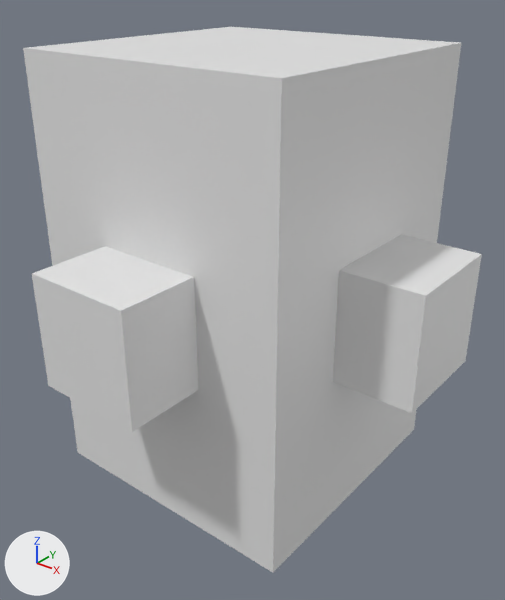
The Blender file models/cannon.blend, before and after one commit.
Both versions are drawn from a 50 mm lens placed at (10.97, -13.58, 7.52), pointed at (0.29, -0.24, -0.76). Lighting does not change. The marker at lower left points along +X, +Y and +Z.

Script lines for the objects in view, before the commit:
```python
me_connon_x = bpy.data.meshes.new('connon_x')
me_connon_x.from_pydata(...)  # a box spanning x -1.0..1.0, y -1.0..1.0, z -1.0..1.0
me_connon_x.materials.append(mat_material)  # white #e7e7e7
me_connon_y = bpy.data.meshes.new('connon_y')
me_connon_y.from_pydata(...)  # a box spanning x -1.0..1.0, y -1.0..1.0, z -1.0..1.0
me_connon_y.materials.append(mat_material)  # white #e7e7e7
me_cube = bpy.data.meshes.new('Cube')
me_cube.from_pydata(...)  # a box spanning x -1.0..1.0, y -1.0..1.0, z -1.0..1.0
me_cube.materials.append(mat_material)  # white #e7e7e7
ob_cannon_x = bpy.data.objects.new('cannon_x', me_connon_x)
ob_cannon_x.location = (0.0, 0.0, 0.0)
ob_cannon_x.scale = (5.72, 1.43, 1.43)
ob_cannon_y = bpy.data.objects.new('cannon_y', me_connon_y)
ob_cannon_y.location = (0.0, 0.0, 0.0)
ob_cannon_y.rotation_euler = (0.0, 0.0, 1.571)  # degrees (0, 0, 90)
ob_cannon_y.scale = (5.72, 1.43, 1.43)
ob_cube = bpy.data.objects.new('Cube', me_cube)
ob_cube.location = (0.0, 0.0, 0.0)
ob_cube.scale = (3.66, 3.66, 5.72)
```
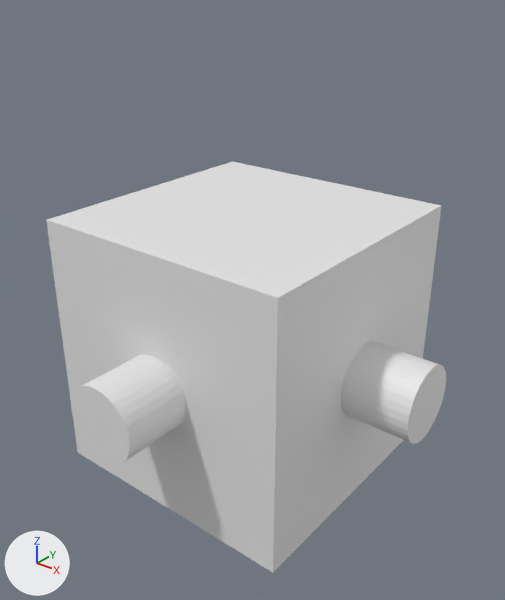
The newer file is also turned or shifted as a whole; pictures and numbers use the older file's frame.

Where the change shows, as pixel boxes (x1, y1, x2, y2) in the pictures (505 x 600 px):
'Cube', moved, rescaled (10% narrower, 25% shorter)
    before: (23, 27, 461, 572)
    after: (46, 162, 441, 572)
'cannon_y', deleted
    before: (32, 246, 198, 432)
'cannon_x', deleted
    before: (333, 234, 482, 413)
'Cylinder.001', added
    after: (71, 354, 186, 465)
'Cylinder', added
    after: (341, 342, 446, 444)

Patch to the scene script:
```diff
--- a/models/cannon.blend.py
+++ b/models/cannon.blend.py
@@ me_cylinder_002 @@
+me_cylinder_002.from_pydata(...)  # a 32-sided cylinder along z spanning x -1.0..1.0, y -1.0..1.0, z -1.0..1.0
@@ ob_cube @@
 ob_cube = bpy.data.objects.new('Cube', me_cube)
-ob_cube.location = (0.0, 0.0, 0.0)
-ob_cube.scale = (3.66, 3.66, 5.72)
+ob_cube.location = (0.0, 0.0, -2.06)
+ob_cube.scale = (3.66, 3.66, 3.66)
@@ ob_cannon_x @@
-ob_cannon_x = bpy.data.objects.new('cannon_x', me_connon_x)
-ob_cannon_x.location = (0.0, 0.0, 0.0)
-ob_cannon_x.scale = (5.72, 1.43, 1.43)
@@ ob_cannon_y @@
-ob_cannon_y = bpy.data.objects.new('cannon_y', me_connon_y)
-ob_cannon_y.location = (0.0, 0.0, 0.0)
-ob_cannon_y.rotation_euler = (0.0, 0.0, 1.571)  # degrees (0, 0, 90)
-ob_cannon_y.scale = (5.72, 1.43, 1.43)
@@ ob_cylinder_001 @@
+ob_cylinder_001 = bpy.data.objects.new('Cylinder.001', me_cylinder_002)
+ob_cylinder_001.location = (0.0, 0.0, -2.06)
+ob_cylinder_001.rotation_euler = (-1.571, 1.571, 0.0)  # degrees (-90, 90, 0)
+ob_cylinder_001.scale = (1.0, 1.0, 5.47)
@@ ob_cylinder @@
+ob_cylinder = bpy.data.objects.new('Cylinder', me_cylinder_002.copy())
+ob_cylinder.location = (0.0, 0.0, -2.06)
+ob_cylinder.rotation_euler = (0.0, 1.571, 0.0)  # degrees (0, 90, 0)
+ob_cylinder.scale = (1.0, 1.0, 5.47)
```
